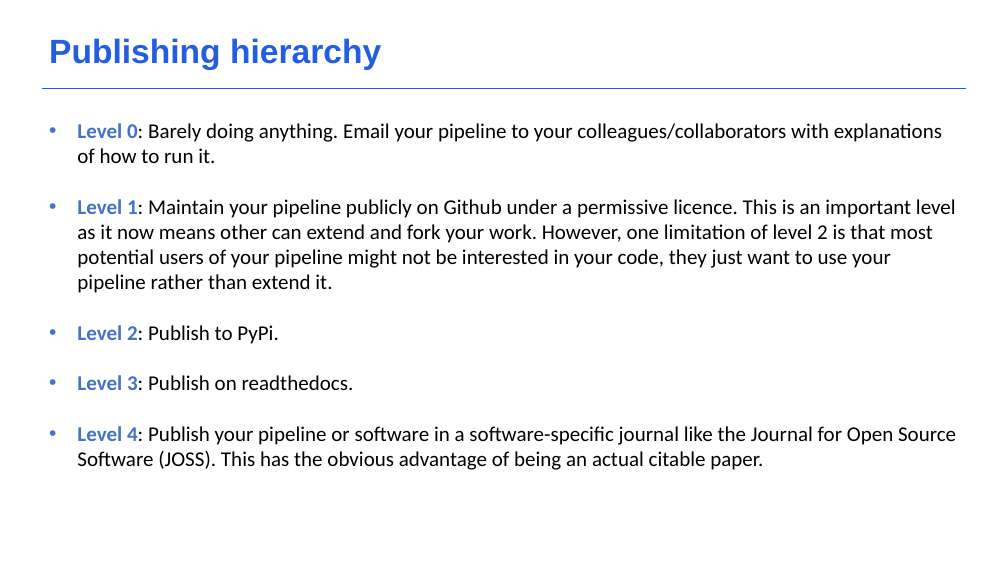
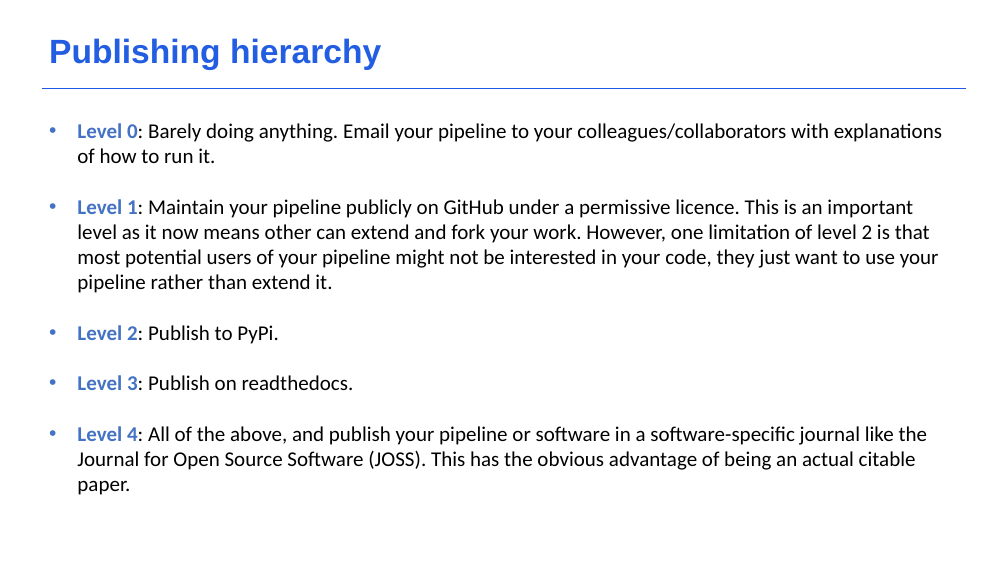
Before and after one commit to acceleratescience/data-school-Autumn23, a slide deck: slide 6 of Lecture notes/5_Publishing.pptx. Drawn at 1008x567 pixels with LibreOffice and Linux fonts; fonts in the diff are those of the drawing; background and template pictures are left out. Boxes give left, top, right and bottom in pixels: in the first picture for what was removed or moved away, otherwise in the second. Text is boxed around its words. In the diff, an @@ line names an element or a change of style, - is before the commit and + after.

```diff
--- a/Lecture notes/5_Publishing.pptx
+++ b/Lecture notes/5_Publishing.pptx
@@ text at [77,199,939,293]: text changed @@
-• Level 1: Maintain your pipeline publicly on Github under a permissive licence. This is an important level as it now means other can extend and fork your work. However, one limitation of level 2 is that most potential users of your pipeline might not be interested in your code, they just want to use your pipeline rather than extend it.
+• Level 1: Maintain your pipeline publicly on GitHub under a permissive licence. This is an important level as it now means other can extend and fork your work. However, one limitation of level 2 is that most potential users of your pipeline might not be interested in your code, they just want to use your pipeline rather than extend it.
@@ text at [77,426,928,495]: text changed @@
-• Level 4: Publish your pipeline or software in a software-specific journal like the Journal for Open Source Software (JOSS). This has the obvious advantage of being an actual citable paper.
+• Level 4: All of the above, and publish your pipeline or software in a software-specific journal like the Journal for Open Source Software (JOSS). This has the obvious advantage of being an actual citable paper.
```
Also in this commit, not shown: 2 other slides changed, 1 other file.
